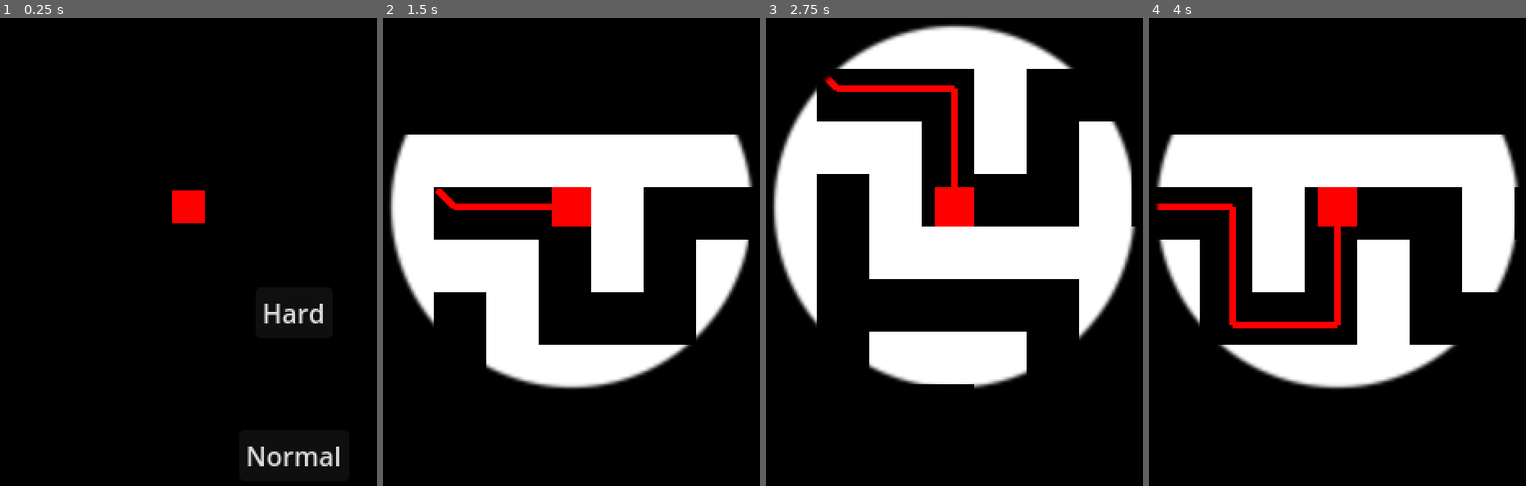
Above: before the commit, frames 1-4 (left to right).
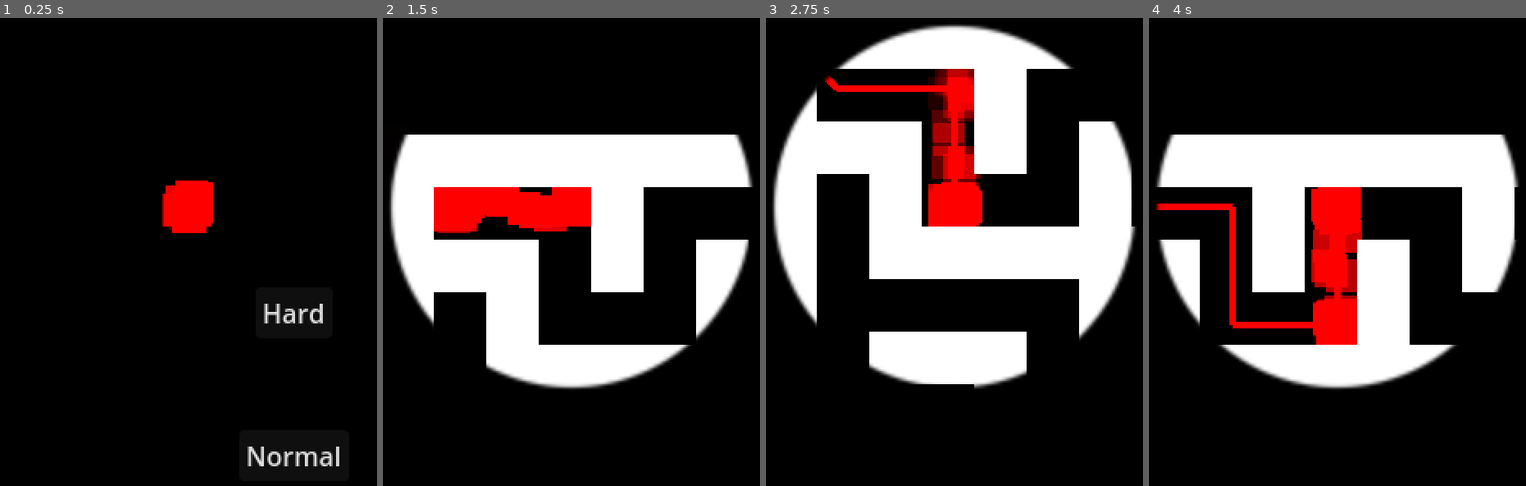
Above: after the commit, the same moments.

Repository: Cjiminez2/GameDesign
Game: Godot game, scene res://map.tscn
Two runs of this game, one before a commit and one after it. Both use one fixed random seed, a clock stepped at 60 frames per second and the inputs below.
Inputs:
- Up to frame 1 (0.25 s): no input
- Up to frame 2 (1.5 s): click "Normal" at 0.5 s; hold Right (ui_right) from 1.28 s (still down)
- Up to frame 3 (2.75 s): release Right (ui_right) at 2.03 s; hold Down (ui_down) from 2.03 s (still down)
- Up to frame 4 (4 s): release Down (ui_down) at 2.78 s; hold Right (ui_right) 2.78-3.53 s; hold Up (ui_up) from 3.53 s (still down)

The runs differ from the first frame. In frame 1, 0.8% of the frame differs, in the area x 43-57%, y 34-46%; in frame 2, 2.2%; in frame 3, 2.7%, in the area x 43-58%, y 10-45%; in frame 4, 2.6%.

Commit message:
No updates, but code is neater

Diff:
--- a/mazerunner/hud.gd
+++ b/mazerunner/hud.gd
@@ -4,20 +4,17 @@
 
 # Called when the node enters the scene tree for the first time.
 func _ready() -> void:
-	pass # Replace with function body.
-
+	pass
 
 # Called every frame. 'delta' is the elapsed time since the previous frame.
 func _process(_delta: float) -> void:
 	pass
-
 
 func _on_normal_pressed() -> void:
 	$Normal.hide()
 	$Hard.hide()
 	emit_signal("start_normal")
 
-
 func _on_hard_pressed() -> void:
 	$Normal.hide()
 	$Hard.hide()
--- a/mazerunner/map.gd
+++ b/mazerunner/map.gd
@@ -1,47 +1,58 @@
 extends Node
+#Common variables
+@onready var maze_grid: TileMapLayer = $MazeGrid
+@onready var player: CharacterBody2D = $PlayerSquare
+@onready var sprite: Sprite2D = $PlayerSquare/Sprite2D
+@onready var player_collision: CollisionShape2D = $PlayerSquare/CollisionShape2D
+@onready var trail: Line2D = $PlayerSquare/Path
+@onready var start: Marker2D = $StartPosition
+@onready var goal: CollisionShape2D = $Goal/CollisionShape2D
 
-@onready var tilemaplayer = $TileMapLayer
-var ROWS
-var COLS
-const WALL = Vector2i(0, 0)
-const PATH = Vector2i(1, 0)
+var ROWS: int
+var COLS: int
+const WALL: Vector2i = Vector2i(0, 0)
+const PATH: Vector2i = Vector2i(1, 0)
 
-var maze = []
+var maze := []
 
-func _setup_maze(scaler: float):
-	$TileMapLayer.scale = Vector2(scaler, scaler)
-	$StartPosition.scale = Vector2(scaler, scaler)
-	$PlayerSquare/Sprite2D.scale = Vector2(scaler, scaler)
-	$PlayerSquare/CollisionShape2D.scale = Vector2(scaler, scaler)
+#Scales the maze according to the difficulty
+func _setup_maze(scaler: float) -> void:
+	maze_grid.scale = Vector2(scaler, scaler)
+	start.scale = Vector2(scaler, scaler)
+	sprite.scale = Vector2(scaler, scaler)
+	player_collision.scale = Vector2(scaler, scaler)
 
-func _base_maze():
-	$StartPosition.position = Vector2(17, 17)
-	$PlayerSquare/Sprite2D.texture.width = 12
-	$PlayerSquare/Sprite2D.texture.height = 12
-	$PlayerSquare/CollisionShape2D.shape.set_size(Vector2(12, 12))
+#Base settup for the setup to scale from
+func _base_maze() -> void:
+	start.position = Vector2(17, 17)
+	sprite.texture.width = 12
+	sprite.texture.height = 12
+	player_collision.shape.set_size(Vector2(12, 12))
 
-
-func _new_normal():
+#Maze generation for NORMAL
+func _new_normal() -> void:
 	_base_maze()
-	$Goal/CollisionShape2D.position = Vector2(375, 420)
 	_setup_maze(1.0)
+	goal.position = Vector2(375, 420)
+	player.position = start.position
+	trail.clear_points()
 	ROWS = 25
 	COLS = 25
-	$PlayerSquare.position = $StartPosition.position
-	$PlayerSquare/Line2D.clear_points()
 	generate_maze()
 
-func _new_hard():
+#Maze generation for HARD
+func _new_hard() -> void:
 	_base_maze()
-	$Goal/CollisionShape2D.position = Vector2(425, 455)
 	_setup_maze(0.5)
+	goal.position = Vector2(425, 455)
+	player.position = start.position
+	player.position.x -= 5
+	trail.clear_points()
 	ROWS = 55
 	COLS = 55
-	$PlayerSquare.position = $StartPosition.position
-	$PlayerSquare/Line2D.clear_points()
 	generate_maze()
 
-func reset_maze():
+func reset_maze() -> void:
 	maze = []
 	for r in range(ROWS):
 		var row = []
@@ -49,11 +60,11 @@
 			row.append(1)
 		maze.append(row)
 
-func generate_maze():
+func generate_maze() -> void:
 	reset_maze()
 
-	var start_row = 1
-	var start_col = 1
+	var start_row: int = 1
+	var start_col: int = 1
 	maze[start_row][start_col] = 0
 
 	carve_passage(start_row, start_col)
@@ -61,14 +72,14 @@
 	maze[-1][-2] = 0
 	draw_maze()
 
-func carve_passage(row, col):
+func carve_passage(row, col) -> void:
 	var directions = [
 		[-2, 0], #Up
 		[0, 2], #Right
 		[2, 0], #Down
 		[0, -2] #Left
 	]
-
+	#Randomize maze paths
 	directions.shuffle()
 
 	for dir in directions:
@@ -90,19 +101,18 @@
 
 			carve_passage(new_row, new_col)
 
-func draw_maze():
-	tilemaplayer.clear()
+func draw_maze() -> void:
+	maze_grid.clear()
 
 	for r in range(ROWS):
 		for c in range(COLS):
 			var tile_type = WALL if maze[r][c] == 1 else PATH
-			tilemaplayer.set_cell(Vector2i(c, r), 0, tile_type)
+			maze_grid.set_cell(Vector2i(c, r), 0, tile_type)
 
 # Called every frame. 'delta' is the elapsed time since the previous frame.
 func _process(_delta: float) -> void:
 	pass
 
-
 func _on_goal_body_entered(_body: Node2D) -> void:
 	$HUD/Normal.show()
 	$HUD/Hard.show()
--- a/mazerunner/map.tscn
+++ b/mazerunner/map.tscn
@@ -48,17 +48,17 @@
 [node name="Map" type="Node"]
 script = ExtResource("1_e0an3")
 
-[node name="TileMapLayer" type="TileMapLayer" parent="."]
+[node name="MazeGrid" type="TileMapLayer" parent="."]
 tile_set = SubResource("TileSet_urblq")
 
 [node name="PlayerSquare" parent="." instance=ExtResource("2_wijl4")]
 
-[node name="Camera2D" type="Camera2D" parent="PlayerSquare"]
+[node name="PlayerView" type="Camera2D" parent="PlayerSquare"]
 position = Vector2(32, 32)
 scale = Vector2(1e-05, 1e-05)
 zoom = Vector2(2, 2)
 
-[node name="PointLight2D" type="PointLight2D" parent="PlayerSquare"]
+[node name="AreaOfView" type="PointLight2D" parent="PlayerSquare"]
 texture = SubResource("GradientTexture2D_p5pve")
 
 [node name="Goal" type="Area2D" parent="."]
@@ -69,9 +69,9 @@
 shape = SubResource("RectangleShape2D_p5pve")
 
 [node name="StartPosition" type="Marker2D" parent="."]
-position = Vector2(17, 17)
+position = Vector2(16, 16)
 
-[node name="CanvasModulate" type="CanvasModulate" parent="."]
+[node name="Darkness" type="CanvasModulate" parent="."]
 color = Color(0, 0, 0, 1)
 
 [node name="HUD" parent="." instance=ExtResource("4_p5pve")]
--- a/mazerunner/line_2d.gd
+++ b/mazerunner/path.gd
@@ -1,6 +1,7 @@
 extends Line2D
 
-# Called every frame. 'delta' is the elapsed time since the previous frame.
+#Leaves a path behind the player
+#This tracks where the player has already gone
 func _process(_delta: float) -> void:
 	var pos = get_parent().position
 	add_point(pos)
--- a/mazerunner/player_square.gd
+++ b/mazerunner/player_square.gd
@@ -1,9 +1,5 @@
 extends CharacterBody2D
 @export_range(0, 1000) var speed := 60
-
-const SPEED = 300.0
-const JUMP_VELOCITY = -400.0
-
 
 func _physics_process(_delta: float) -> void:
 	get_player_input()
--- a/mazerunner/player_square.tscn
+++ b/mazerunner/player_square.tscn
@@ -1,7 +1,7 @@
 [gd_scene load_steps=12 format=3 uid="uid://coan3q88lkyio"]
 
 [ext_resource type="Script" uid="uid://hbhrnntk2iso" path="res://player_square.gd" id="1_n84i3"]
-[ext_resource type="Script" uid="uid://f11pgs7mn457" path="res://line_2d.gd" id="2_usb24"]
+[ext_resource type="Script" uid="uid://f11pgs7mn457" path="res://path.gd" id="2_usb24"]
 
 [sub_resource type="RectangleShape2D" id="RectangleShape2D_s0i70"]
 size = Vector2(10, 10)
@@ -63,7 +63,6 @@
 
 [node name="GPUParticles2D" type="GPUParticles2D" parent="."]
 material = SubResource("CanvasItemMaterial_n84i3")
-emitting = false
 amount = 50
 texture = SubResource("GradientTexture2D_xq5i5")
 fixed_fps = 60
@@ -71,7 +70,7 @@
 fract_delta = false
 process_material = SubResource("ParticleProcessMaterial_n84i3")
 
-[node name="Line2D" type="Line2D" parent="."]
+[node name="Path" type="Line2D" parent="."]
 top_level = true
 width = 2.0
 default_color = Color(1, 0, 0, 1)
Renamed: mazerunner/line_2d.gd.uid -> mazerunner/path.gd.uid
